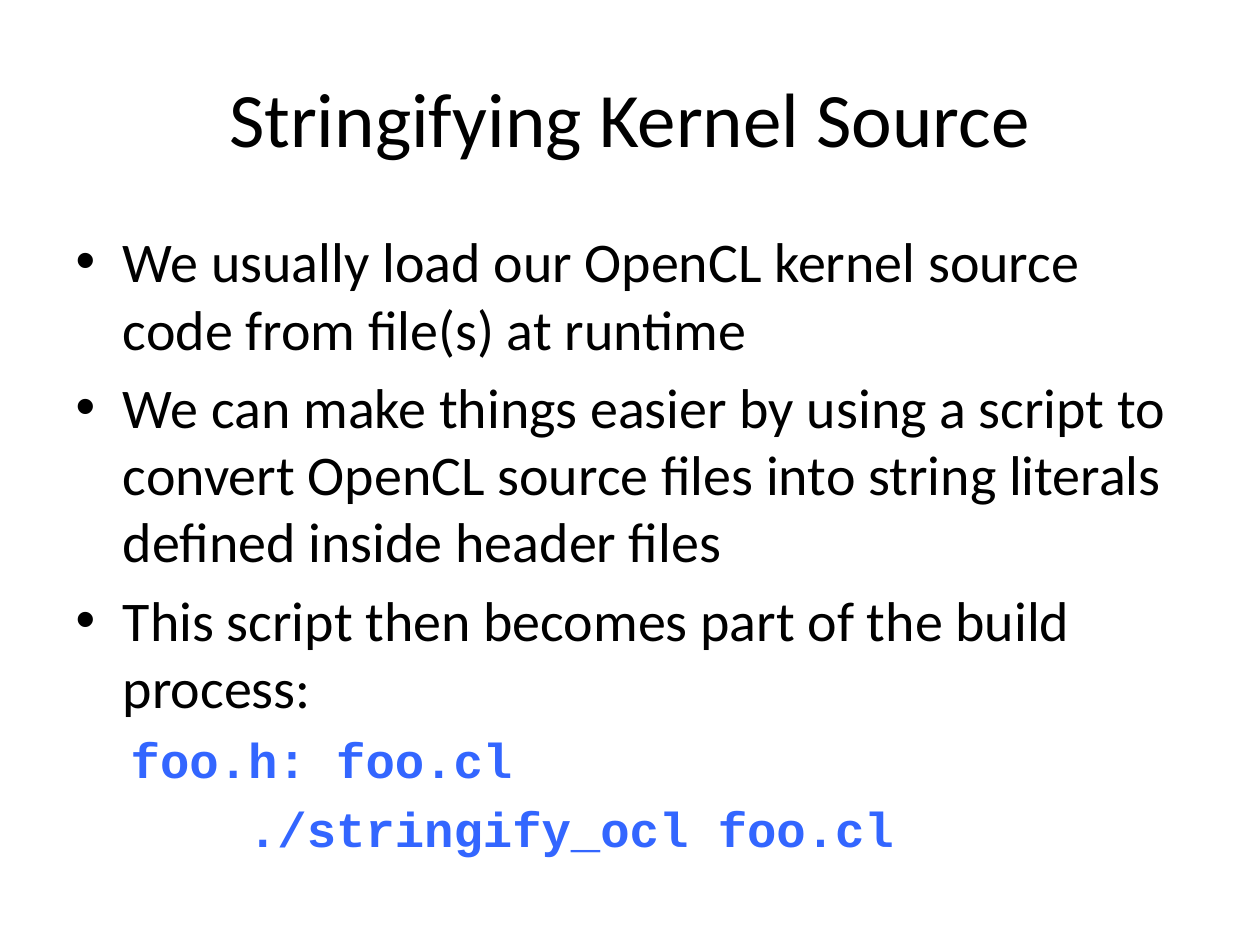
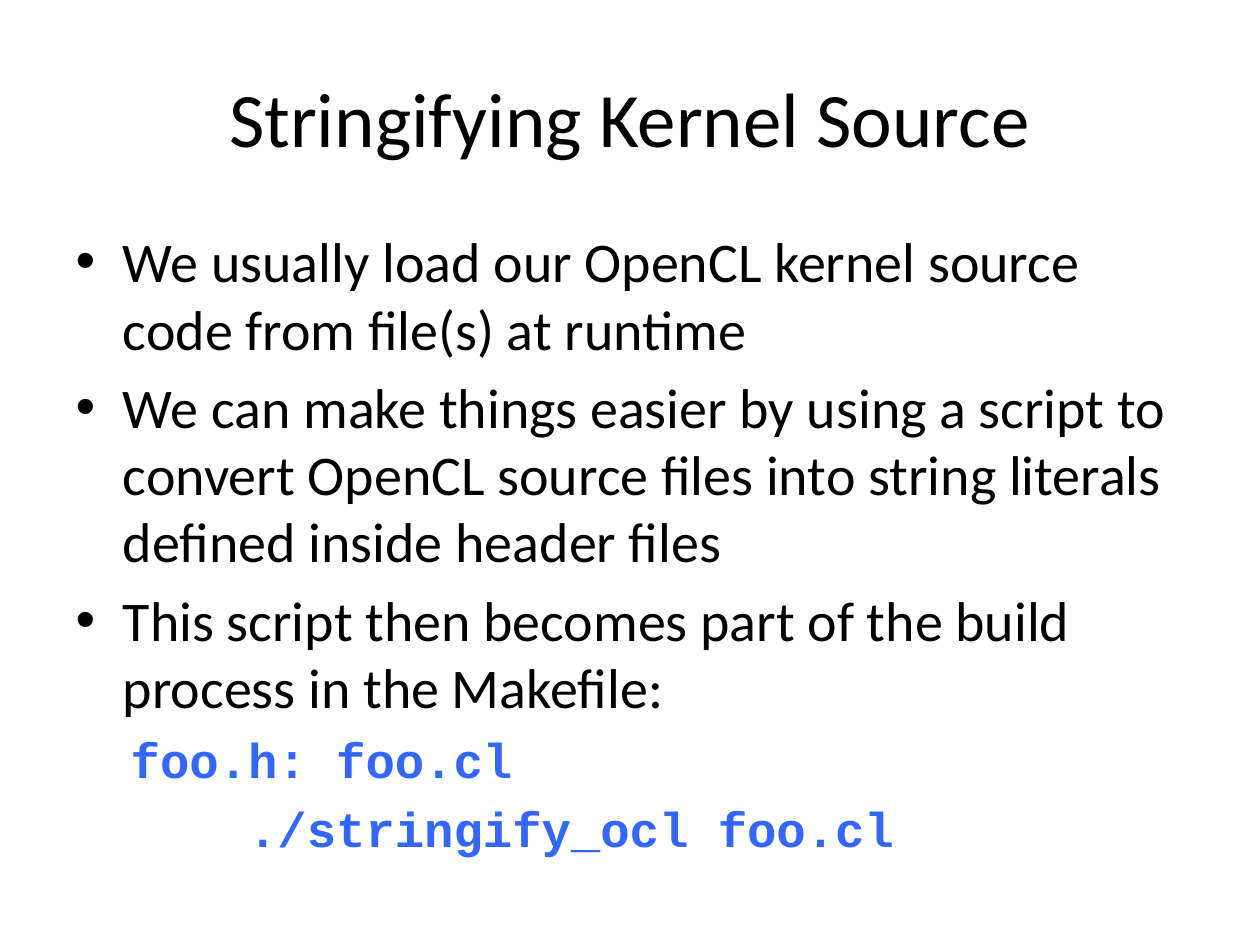
Before and after one commit to UoB-HPC/opencl-training-code, a slide deck: slide 8 of slides/advanced_part2.pptx. Drawn at 1260x945 pixels with LibreOffice and Linux fonts; fonts in the diff are those of the drawing. Boxes give left, top, right and bottom in pixels: in the first picture for what was removed or moved away, otherwise in the second. Text is boxed around its words. In the diff, an @@ line names an element or a change of style, - is before the commit and + after.

Commit message:
Updates to part 2

```diff
--- a/slides/advanced_part2.pptx
+++ b/slides/advanced_part2.pptx
@@ text at [123,602,1070,717]: text changed @@
-• This script then becomes part of the build process:
+• This script then becomes part of the build process in the Makefile:
```
Also in this commit, not shown: 12 other slides changed.
